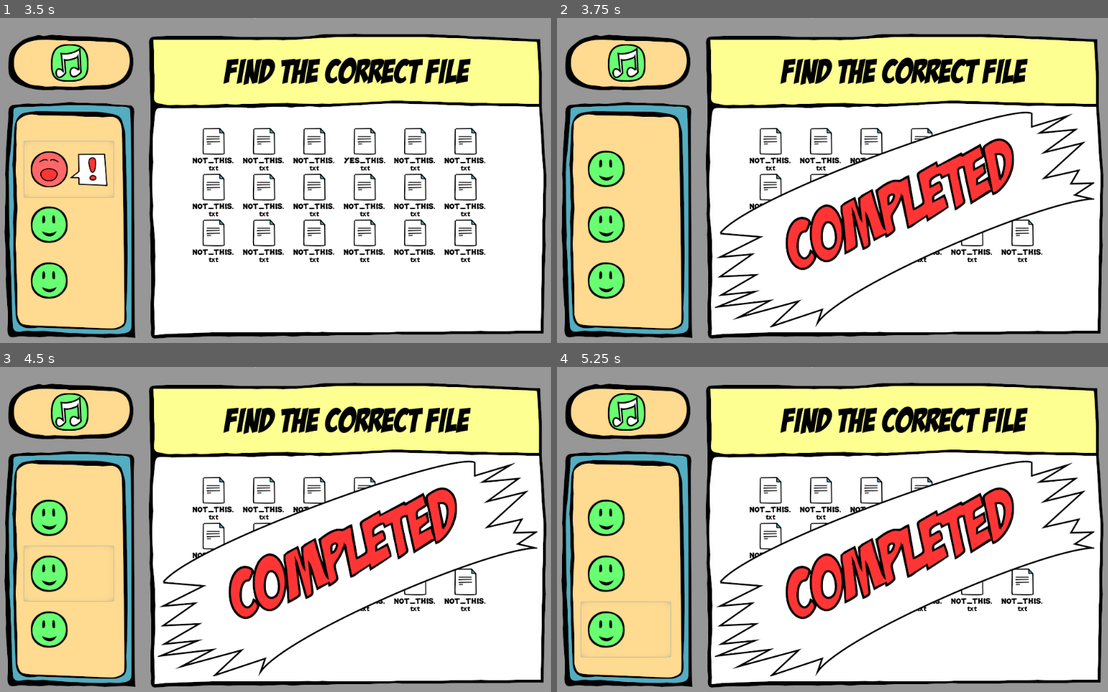
Above: before the commit, frames 1-4 (two rows, left to right).
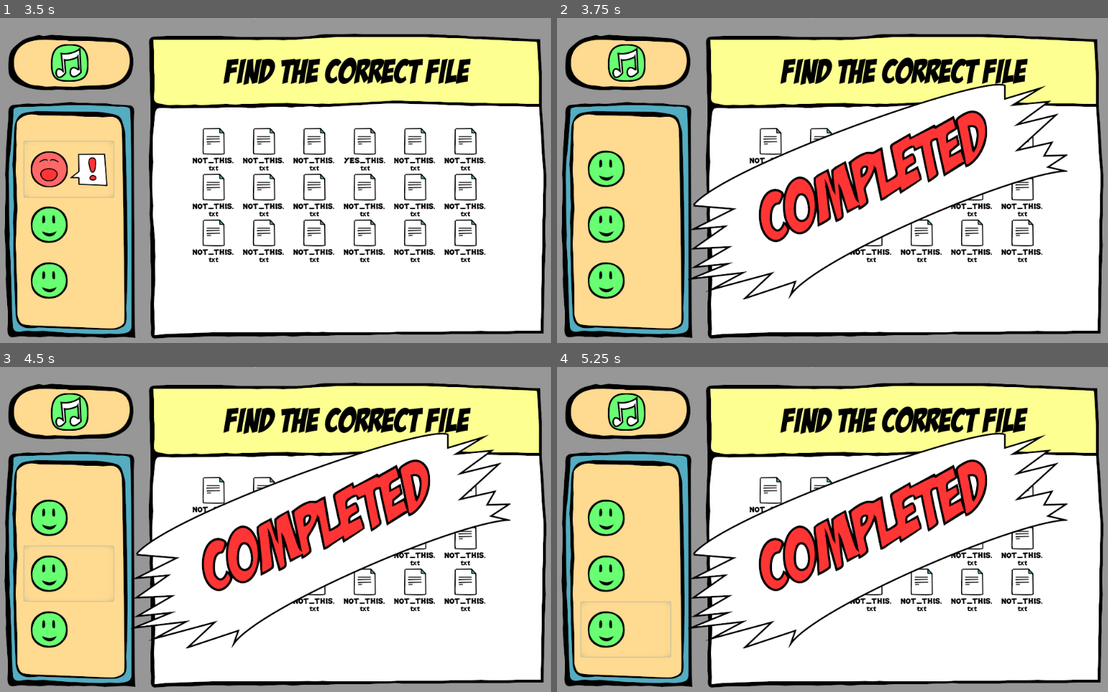
Above: after the commit, the same moments.

Repository: Cookie-CHR/OfficeMadness---LD51
Game: Godot game, scene res://Scenes/Title.tscn
The game is run twice, just before and just after one commit, with the same random seed, the same clock (stepped at 60 frames per second) and the same inputs.
Inputs (mouse positions are in pixels of both pictures, inside the frame that each line leads up to):
- Up to frame 1 (3.5 s): click (71, 248) at 0.5 s; click (468, 297) at 1.25 s; click (71, 183) at 2 s; click (66, 170) at 2.75 s
- Up to frame 2 (3.75 s): click (920, 151) at 3.5 s
- Up to frame 3 (4.5 s): click (66, 575) at 4.25 s
- Up to frame 4 (5.25 s): click (623, 630) at 5 s

Frame 1 is identical in both runs. In frame 2, 15% of the frame differs, in the area x 23-98%, y 20-96%; in frame 3, 15%; in frame 4, 15%.

Commit message:
⚙️ Fixed time not resetting

Diff:
--- a/Scenes/Ending.tscn
+++ b/Scenes/Ending.tscn
@@ -8,14 +8,14 @@
 [ext_resource path="res://Music/Music_Changer.gd" type="Script" id=6]
 [ext_resource path="res://Sprites/Music_On.png" type="Texture" id=7]
 [ext_resource path="res://Fonts/Life is goofy.ttf" type="DynamicFontData" id=8]
+[ext_resource path="res://Scripts/Time_Display.gd" type="Script" id=9]
 
 [sub_resource type="DynamicFont" id=1]
 size = 80
 font_data = ExtResource( 4 )
 
 [sub_resource type="DynamicFont" id=2]
-size = 35
-outline_color = Color( 0, 0, 0, 1 )
+size = 90
 font_data = ExtResource( 8 )
 
 [node name="Panel" type="Panel"]
@@ -67,21 +67,11 @@
 
 [node name="Label2" type="Label" parent="."]
 modulate = Color( 0, 0, 0, 1 )
-margin_left = 302.0
-margin_top = 160.0
-margin_right = 681.0
-margin_bottom = 577.0
+margin_left = 297.0
+margin_top = 308.0
+margin_right = 993.0
+margin_bottom = 368.0
 custom_fonts/font = SubResource( 2 )
-text = "Music by Kevin Macleod (incompetech.com)
-Sound by FreeSound
-
-
-
-
-
-
-
-
-
-
-Made by Cookie-CHR for Ludum Dare 51"
+text = "60 minutes and 60 seconds"
+align = 1
+script = ExtResource( 9 )
--- a/Scripts/M_manager.gd
+++ b/Scripts/M_manager.gd
@@ -42,7 +42,7 @@
 	var sprite = Sprite.new()
 	sprite.texture = completed
 	spawnpoint.add_child(sprite)
-	sprite.position = Vector2(348, 320)
+	sprite.position = Vector2(300, 270)
 	var sound = audiostream.instance()
 	spawnpoint.add_child(sound)
 	sound._play("victory")
--- a/Scripts/Play.gd
+++ b/Scripts/Play.gd
@@ -5,6 +5,7 @@
 var unmuted = preload("res://Sprites/Music_On.png")
 # Called when the node enters the scene tree for the first time.
 func _ready():
+	GlobalTimer._stop()
 	for child in get_children():
 		if child.name == "Play":
 			child.connect("pressed", self, "_play")
--- a/Scripts/TimePassed.gd
+++ b/Scripts/TimePassed.gd
@@ -6,7 +6,14 @@
 
 # Called when the node enters the scene tree for the first time.
 func _ready():
-	seconds_passed = 0
+	_play()
 
 func _on_Timer_timeout():
 	seconds_passed += 1
+
+func _play():
+	seconds_passed = 0
+	start()
+
+func _stop():
+	stop()
--- /dev/null
+++ b/Scripts/Time_Display.gd
@@ -0,0 +1,12 @@
+extends Label
+
+# Called when the node enters the scene tree for the first time.
+func _ready():
+	var seconds = GlobalTimer.seconds_passed%60
+	var minutes = (GlobalTimer.seconds_passed/60)%60
+	var string = ""
+
+	if minutes > 0:
+		string += str(minutes)+" minutes and"
+	string += str(seconds)+" seconds"
+	self.text = string
--- a/Scripts/Timer.gd
+++ b/Scripts/Timer.gd
@@ -18,6 +18,7 @@
 		elif child.name=="SpawnPoint":
 			MManager.reset_spawnpoint(child)
 	randomize()
+	GlobalTimer._play()
 	_on_Timer_timeout()
 
 # Called every frame. 'delta' is the elapsed time since the previous frame.
--- a/Scripts/Timer.tscn
+++ b/Scripts/Timer.tscn
@@ -3,7 +3,6 @@
 [ext_resource path="res://Scripts/TimePassed.gd" type="Script" id=1]
 
 [node name="Timer" type="Timer"]
-autostart = true
 script = ExtResource( 1 )
 
 [connection signal="timeout" from="." to="." method="_on_Timer_timeout"]
--- a/project.godot
+++ b/project.godot
@@ -12,7 +12,7 @@
 
 config/name="LD51 - Office Madness"
 run/main_scene="res://Scenes/Title.tscn"
-config/icon="res://icon.png"
+config/icon="res://Sprites/Me.png"
 
 [autoload]
 
Not shown: 1 places in Scenes/Ending.tscn that only renumber resources
Binary file changed: Sprites/Ending.png
Not shown, changed: gimp stuff/Ending.xcf
